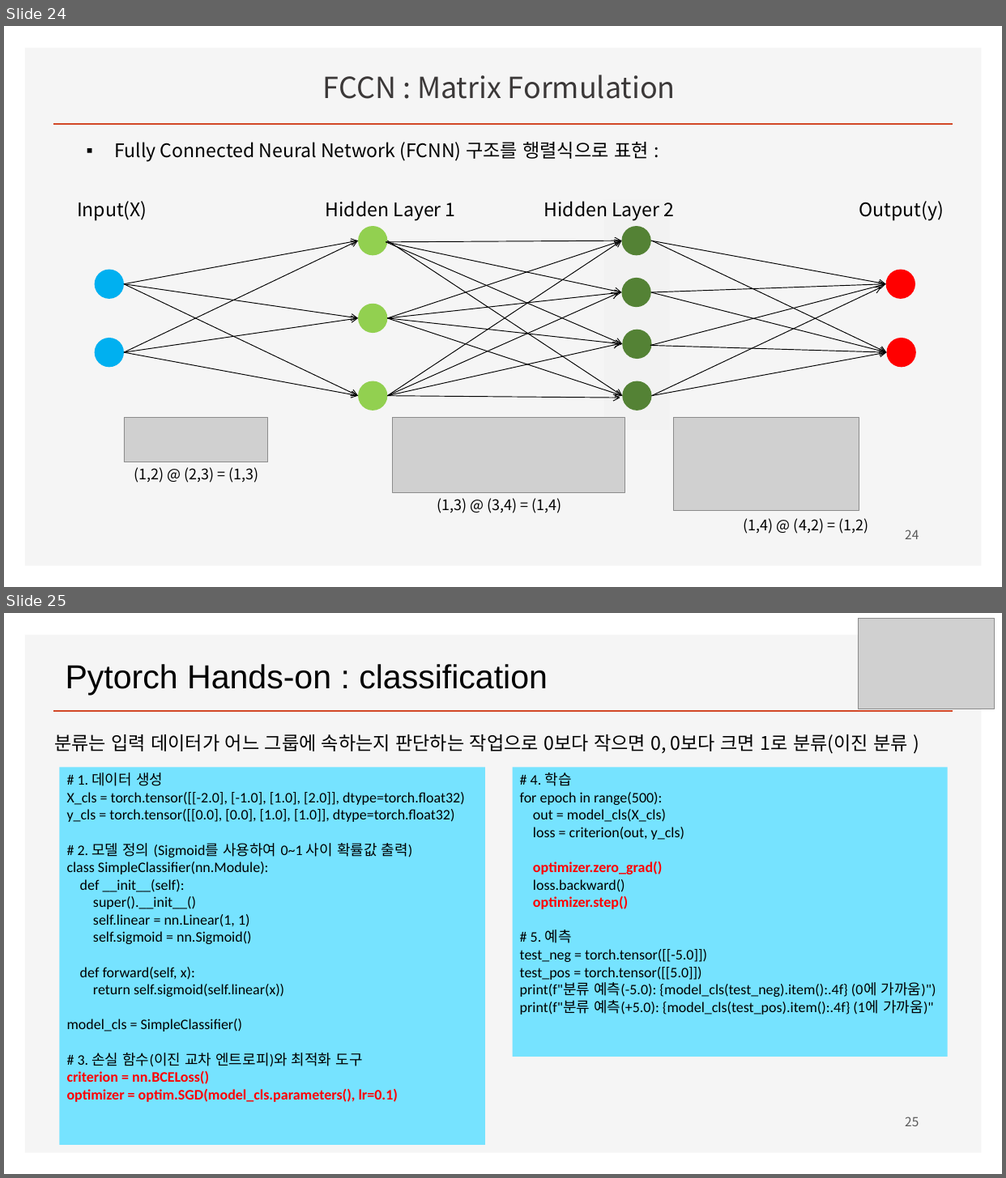
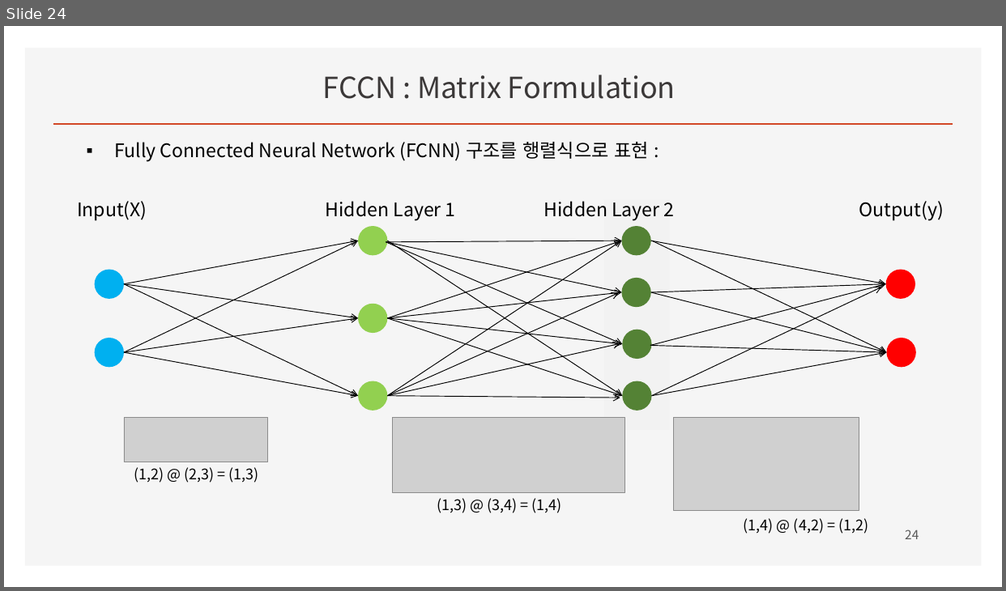
Before and after one commit to ancestor9/2026_Fall_Deep-Learning-with-Python, a slide deck: Chapter 01 What is deep learning.pptx. Shown one above the other, each under a label of ours: slides 24 and 25 before the commit, slide 24 after it. The pictures are 1006x1178 and 1006x591 pixels, drawn with LibreOffice and Linux fonts; fonts in the diff are those of the drawing; grey boxes stand for pictures; background and template pictures are left out. Boxes give left, top, right and bottom in pixels: in the first picture for what was removed or moved away, otherwise in the second. Text is boxed around its words. In the diff, an @@ line names an element or a change of style, - is before the commit and + after.

```diff
--- a/Chapter 01 What is deep learning.pptx
+++ b/Chapter 01 What is deep learning.pptx
@@ slide 25 removed at [4, 613, 1002, 1174], background #FFFFFF; not listed: 2 template elements that a slide beside it also shows @@
@@ picture removed at [859, 619, 995, 709] @@
@@ text removed at [66, 664, 548, 695] @@
-Pytorch Hands-on : classification
@@ text removed at [54, 735, 908, 754] @@
-분류는 입력 데이터가 어느 그룹에 속하는지 판단하는 작업으로 0보다 작으면 0, 0보다 크면 1로 분류(이진 분류 )
@@ rectangle removed at [59, 767, 485, 1145] @@
-# 1. 데이터 생성
-X_cls = torch.tensor([[-2.0], [-1.0], [1.0], [2.0]], dtype=torch.float32)
-y_cls = torch.tensor([[0.0], [0.0], [1.0], [1.0]], dtype=torch.float32)
-# 2. 모델 정의 (Sigmoid를 사용하여 0~1 사이 확률값 출력)
-class SimpleClassifier(nn.Module):
-def __init__(self):
-super().__init__()
-self.linear = nn.Linear(1, 1)
-self.sigmoid = nn.Sigmoid()
-def forward(self, x):
-return self.sigmoid(self.linear(x))
-model_cls = SimpleClassifier()
-# 3. 손실 함수(이진 교차 엔트로피)와 최적화 도구
-criterion = nn.BCELoss()
-optimizer = optim.SGD(model_cls.parameters(), lr=0.1)
@@ rectangle removed at [513, 767, 948, 1057] @@
-# 4. 학습
-for epoch in range(500):
-out = model_cls(X_cls)
-loss = criterion(out, y_cls)
-optimizer.zero_grad()
-loss.backward()
-optimizer.step()
-# 5. 예측
-test_neg = torch.tensor([[-5.0]])
-test_pos = torch.tensor([[5.0]])
-print(f"분류 예측(-5.0): {model_cls(test_neg).item():.4f} (0에 가까움)")
-print(f"분류 예측(+5.0): {model_cls(test_pos).item():.4f} (1에 가까움)"
@@ page number removed at [905, 1117, 918, 1127] @@
-25
```
Also in this commit, not shown: 2 slides added, 1 other file.
